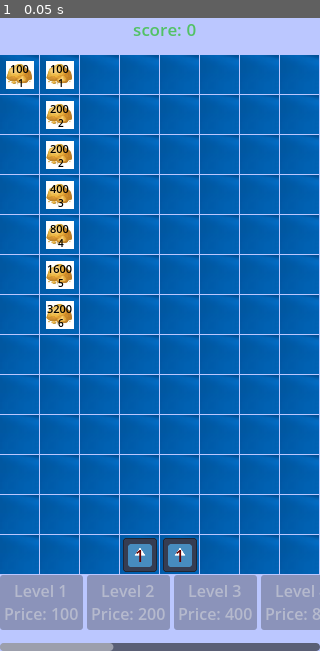
Above: before the commit, frame 1.
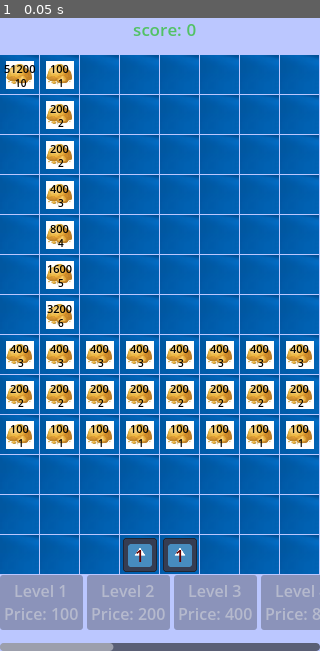
Above: after the commit, the same moment.

Repository: liu5855019/dm_sync
Game: Godot game, scene res://tscns/level/level.tscn
The game is run twice, just before and just after one commit, with the same random seed, the same clock (stepped at 60 frames per second) and the same inputs. The engine's default icon, where the game draws it, is replaced by a stand-in: a white triangle on a blue panel in a dark square.
Inputs:
- Up to frame 1 (0.05 s): no input

The runs differ from the first frame. In frame 1, 9.4% of the frame differs, in the area x 1-99%, y 7-69%.

Commit message:
update level data

Diff:
--- a/CaiKuang/tscns/level/LevelData.gd
+++ b/CaiKuang/tscns/level/LevelData.gd
@@ -13,14 +13,44 @@
 	var data_list: Array = [
 		PlayerData.new(1, Vector2(3, 12)),
 		PlayerData.new(1, Vector2(4, 12)),
-		OreData.new(1, Vector2(0, 0)),
+		OreData.new(10, Vector2(0, 0)),
 		OreData.new(1, Vector2(1, 0)),
 		OreData.new(2, Vector2(1, 1)),
 		OreData.new(2, Vector2(1, 2)),
 		OreData.new(3, Vector2(1, 3)),
 		OreData.new(4, Vector2(1, 4)),
 		OreData.new(5, Vector2(1, 5)),
-		OreData.new(6, Vector2(1, 6))
+		OreData.new(6, Vector2(1, 6)),
+
+		# 7 row, level = 3
+		OreData.new(3, Vector2(0, 7)),
+		OreData.new(3, Vector2(1, 7)),
+		OreData.new(3, Vector2(2, 7)),
+		OreData.new(3, Vector2(3, 7)),
+		OreData.new(3, Vector2(4, 7)),
+		OreData.new(3, Vector2(5, 7)),
+		OreData.new(3, Vector2(6, 7)),
+		OreData.new(3, Vector2(7, 7)),
+
+		# 8 row, level = 2
+		OreData.new(2, Vector2(0, 8)),
+		OreData.new(2, Vector2(1, 8)),
+		OreData.new(2, Vector2(2, 8)),
+		OreData.new(2, Vector2(3, 8)),
+		OreData.new(2, Vector2(4, 8)),
+		OreData.new(2, Vector2(5, 8)),
+		OreData.new(2, Vector2(6, 8)),
+		OreData.new(2, Vector2(7, 8)),
+
+		# 9 row
+		OreData.new(1, Vector2(0, 9)),
+		OreData.new(1, Vector2(1, 9)),
+		OreData.new(1, Vector2(2, 9)),
+		OreData.new(1, Vector2(3, 9)),
+		OreData.new(1, Vector2(4, 9)),
+		OreData.new(1, Vector2(5, 9)),
+		OreData.new(1, Vector2(6, 9)),
+		OreData.new(1, Vector2(7, 9))
 	]
 	return data_list
 
